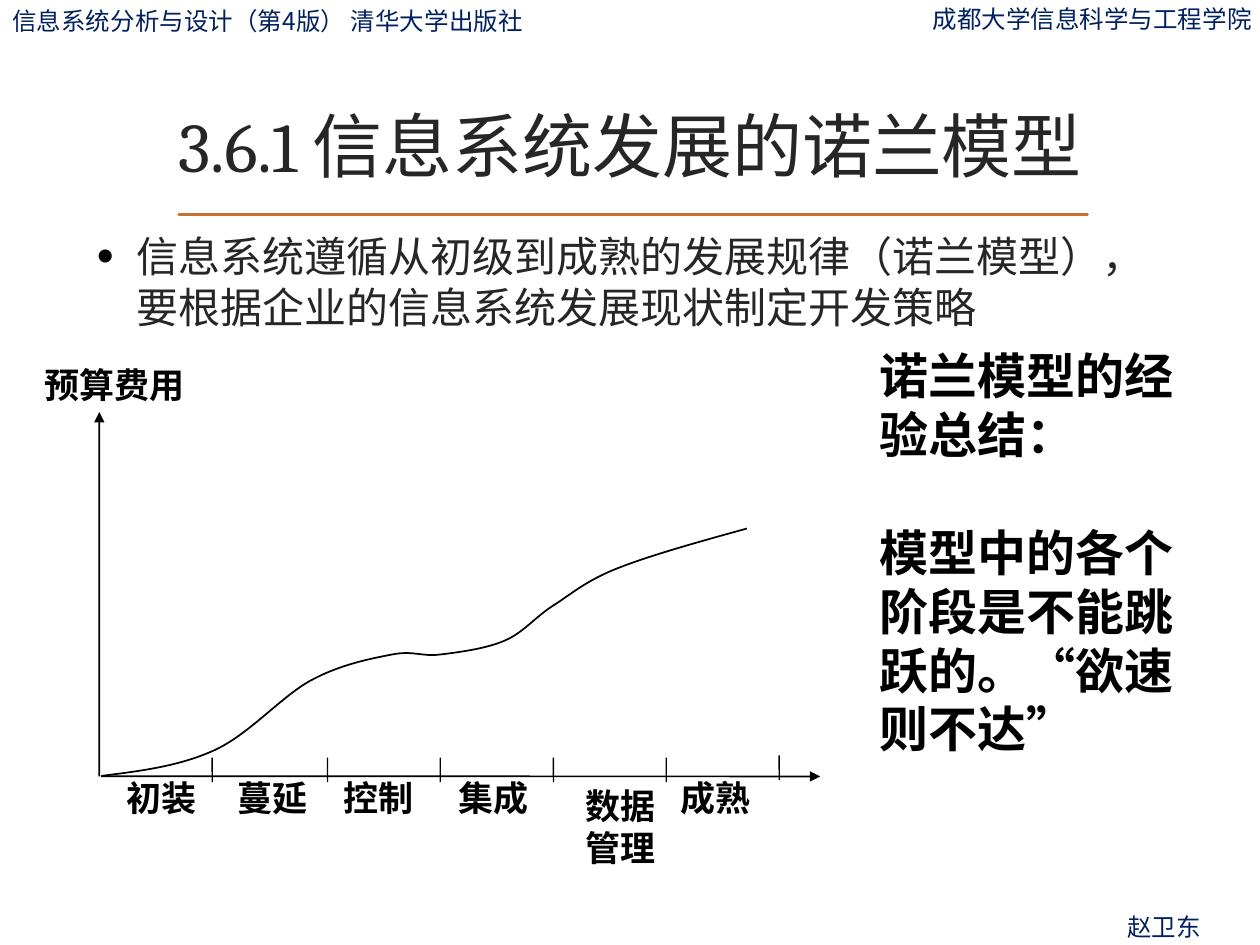
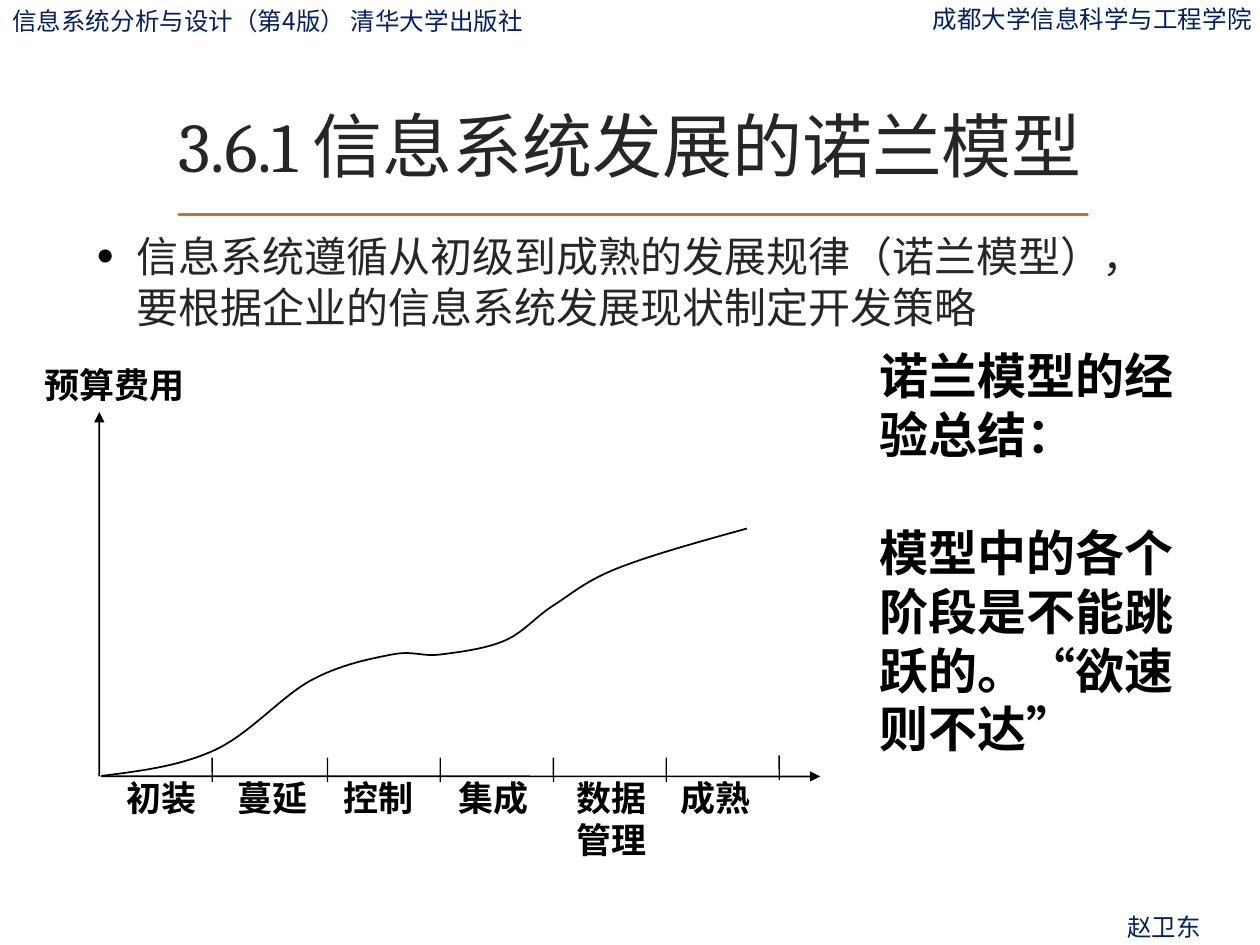
Before and after one commit to zwdcdu/is_analysis, a slide deck: slide 64 of ppt/第3章-信息系统建设概论.pptx (slide 61 before the commit). Drawn at 1260x945 pixels with LibreOffice and Linux fonts; fonts in the diff are those of the drawing; background and template pictures are left out. Boxes give left, top, right and bottom in pixels: in the first picture for what was removed or moved away, otherwise in the second. Text is boxed around its words. In the diff, an @@ line names an element or a change of style, - is before the commit and + after.

```diff
--- a/ppt/第3章-信息系统建设概论.pptx
+++ b/ppt/第3章-信息系统建设概论.pptx
@@ text "数据" rewrapped from bbox=[586, 789, 656, 864] to bbox=[577, 776, 647, 856] @@
```
Also in this commit, not shown: 1 other slide changed, 4 slides added, 1 other file.
